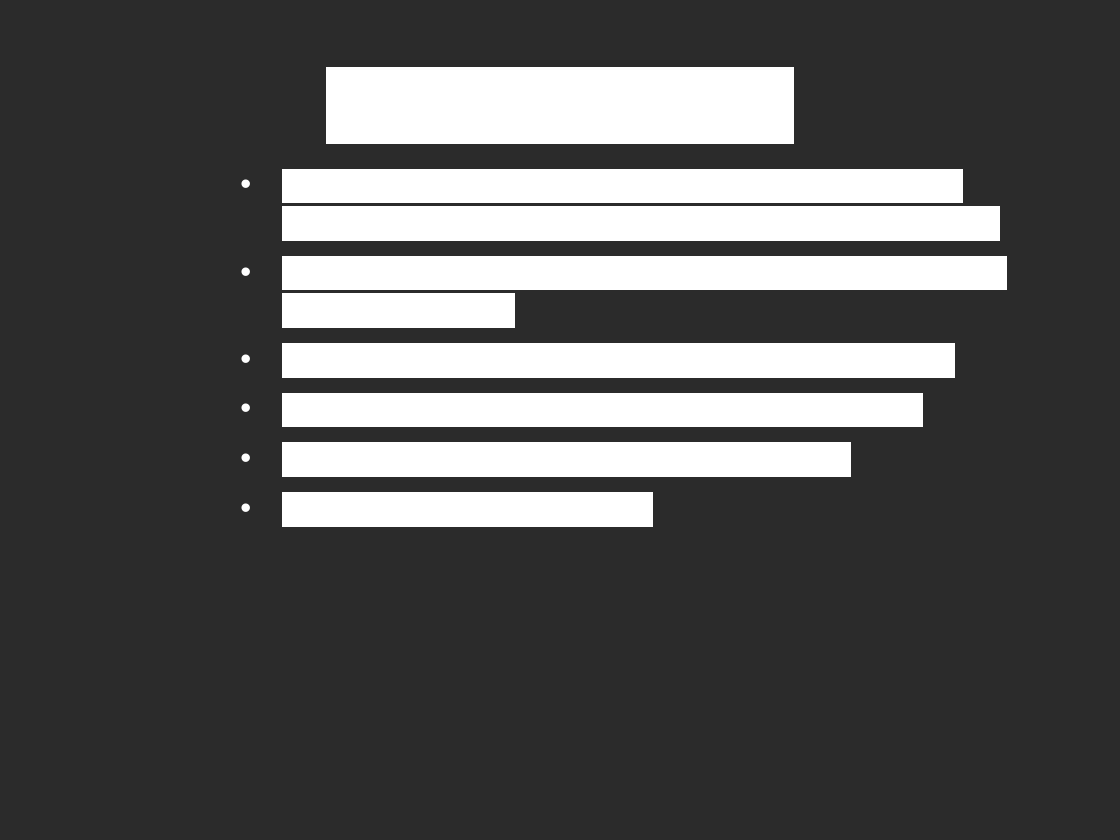
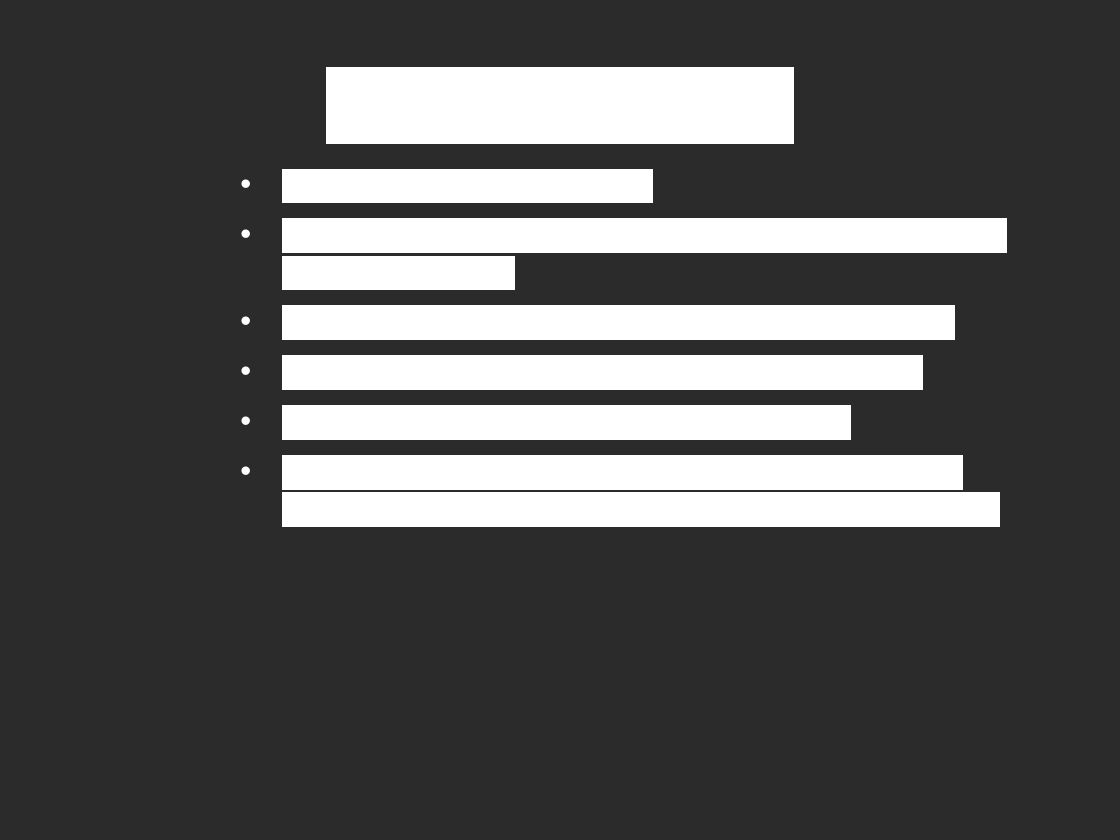
Before and after one commit to vilgefortz/fcl, a slide deck: slide 19 of doc/seminarium/prezentacja_seminarium.odp. Drawn at 1120x840 pixels with LibreOffice and Linux fonts; fonts in the diff are those of the drawing; background and template pictures are left out; a plain dark background stands for a picture behind light text. Boxes give left, top, right and bottom in pixels: in the first picture for what was removed or moved away, otherwise in the second. Text is boxed around its words. In the diff, an @@ line names an element or a change of style, - is before the commit and + after.

```diff
--- a/doc/seminarium/prezentacja_seminarium.odp
+++ b/doc/seminarium/prezentacja_seminarium.odp
@@ text at box(282, 169, 653, 204): text changed @@
-• Po rozszerzeniu o brakujące elementy możliwość zastosowań produkcyjnych (FPGA, mikrokontrolery)
+• Cel pracy został osiągnięty
@@ text at box(282, 455, 999, 527): text changed @@
-• Cel pracy został osiągnięty
+• Po rozszerzeniu o brakujące elementy możliwość zastosowań produkcyjnych (FPGA, mikrokontrolery)
```
Also in this commit, not shown: 3 other slides changed, 1 slide added, 1 slide removed, 3 other files.
